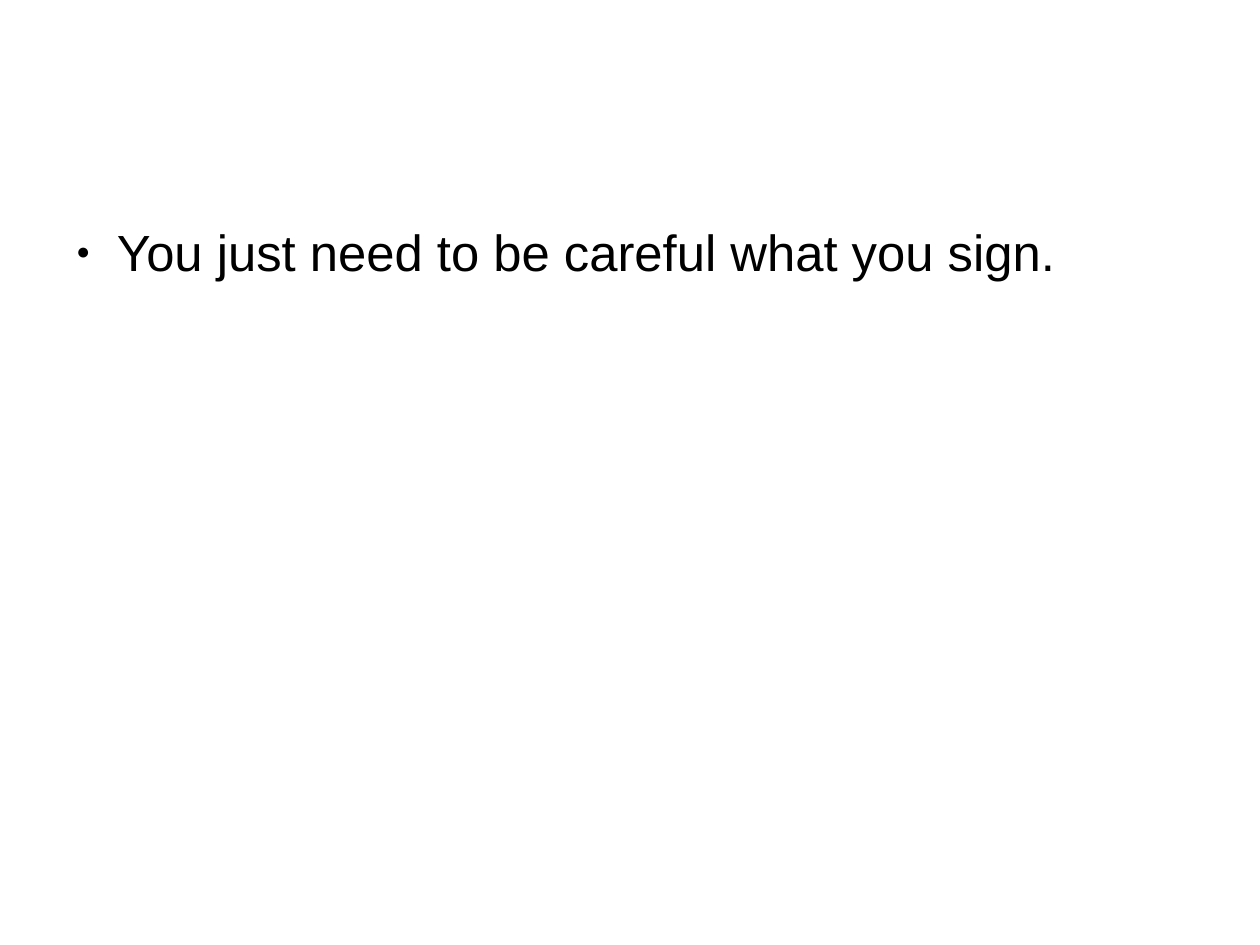
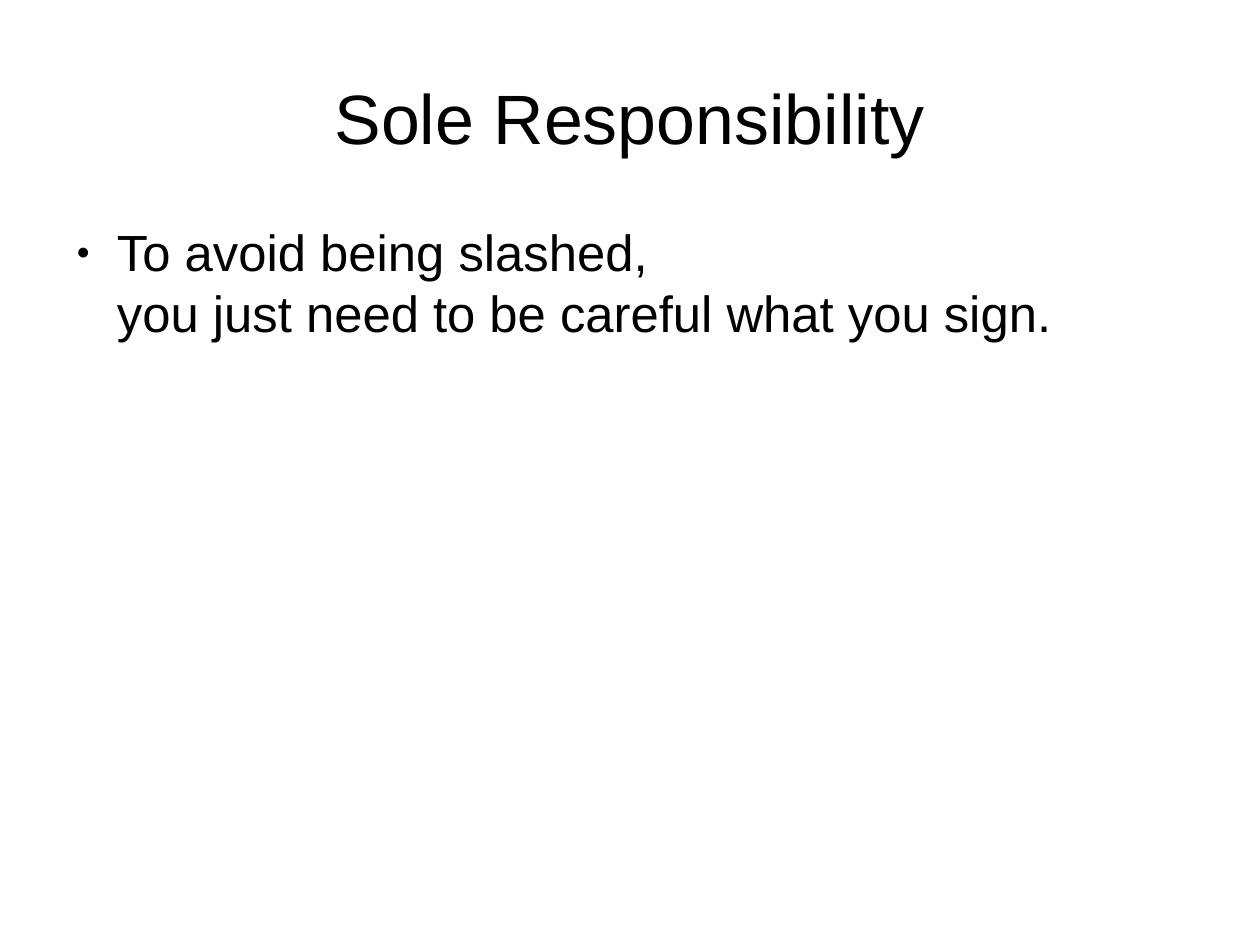
Before and after one commit to palmskog/pos, a slide deck: slide 7 of slide.odp. Drawn at 1260x945 pixels with LibreOffice and Linux fonts; fonts in the diff are those of the drawing. Boxes give left, top, right and bottom in pixels: in the first picture for what was removed or moved away, otherwise in the second. Text is boxed around its words. In the diff, an @@ line names an element or a change of style, - is before the commit and + after.

```diff
--- a/slide.odp
+++ b/slide.odp
@@ title added at [335,93,925,157], 44 pt, text #000000 @@
+Sole Responsibility
@@ text at [117,234,1051,343]: text changed @@
-● You just need to be careful what you sign.
+● To avoid being slashed,
+  you just need to be careful what you sign.
```
Also in this commit, not shown: 22 other slides changed, 3 slides added, 6 slides removed.
